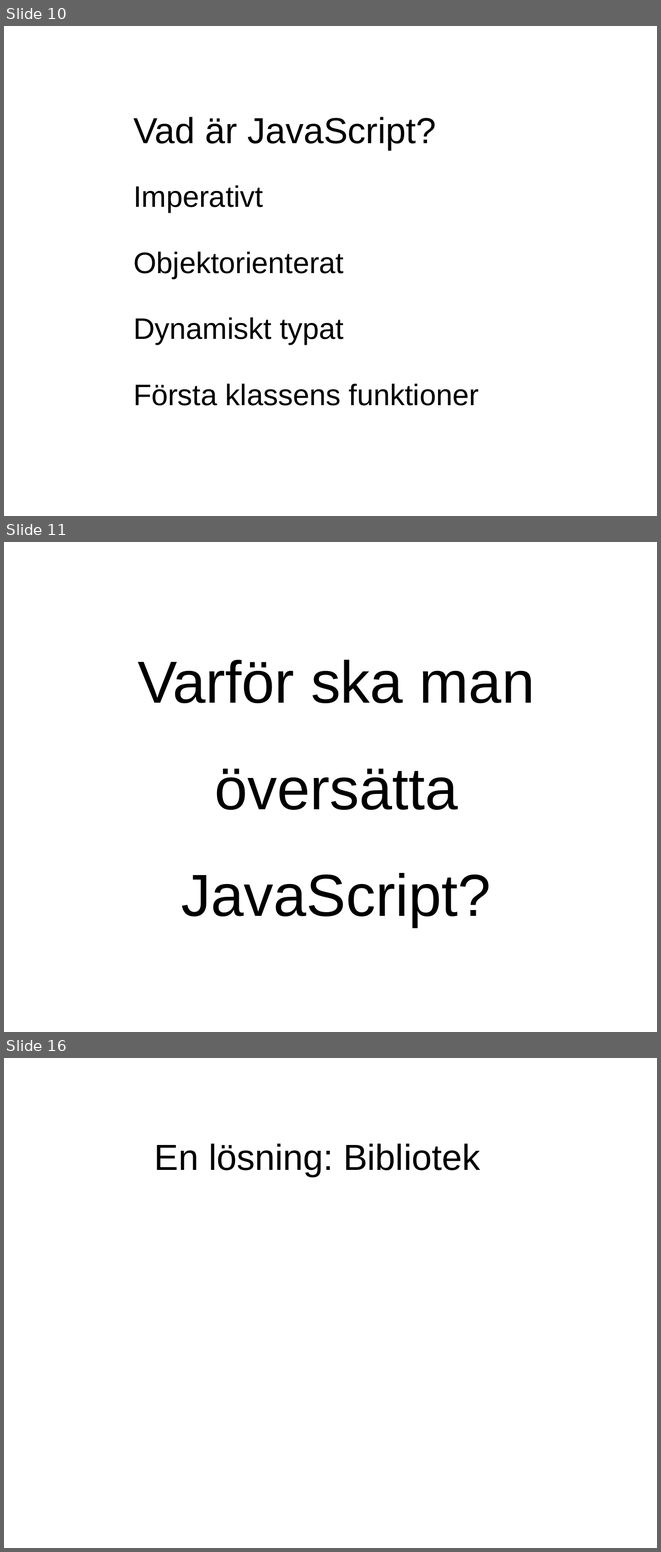
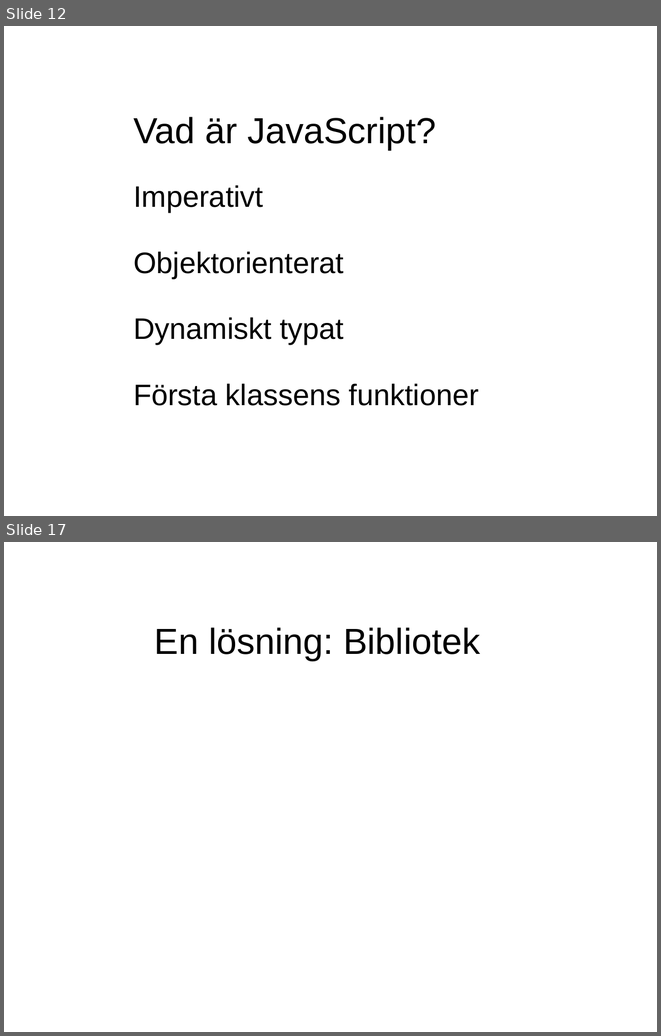
Before and after one commit to evilcandybag/JSHC, a slide deck: report/presentation.ppt. Shown one above the other, each under a label of ours: slides 10, 11 and 16 before the commit, slides 12 and 17 after it; the slides between them are not shown. The pictures are 661x1552 and 661x1036 pixels, drawn with LibreOffice and Linux fonts; fonts in the diff are those of the drawing. Boxes give left, top, right and bottom in pixels: in the first picture for what was removed or moved away, otherwise in the second. Text is boxed around its words. In the diff, an @@ line names an element or a change of style, - is before the commit and + after.

```diff
--- a/report/presentation.ppt
+++ b/report/presentation.ppt
@@ slide 11 removed at [4,542,657,1032], background #FFFFFF @@
@@ text removed at [138,660,535,926] @@
-Varför ska man översätta JavaScript?
@@ what was slide 10 is now slide 12 @@
@@ what was slide 16 is now slide 17 @@
```
Also in this commit, not shown: 12 slides changed, 4 slides added, 3 other slides removed, 1 other file.
